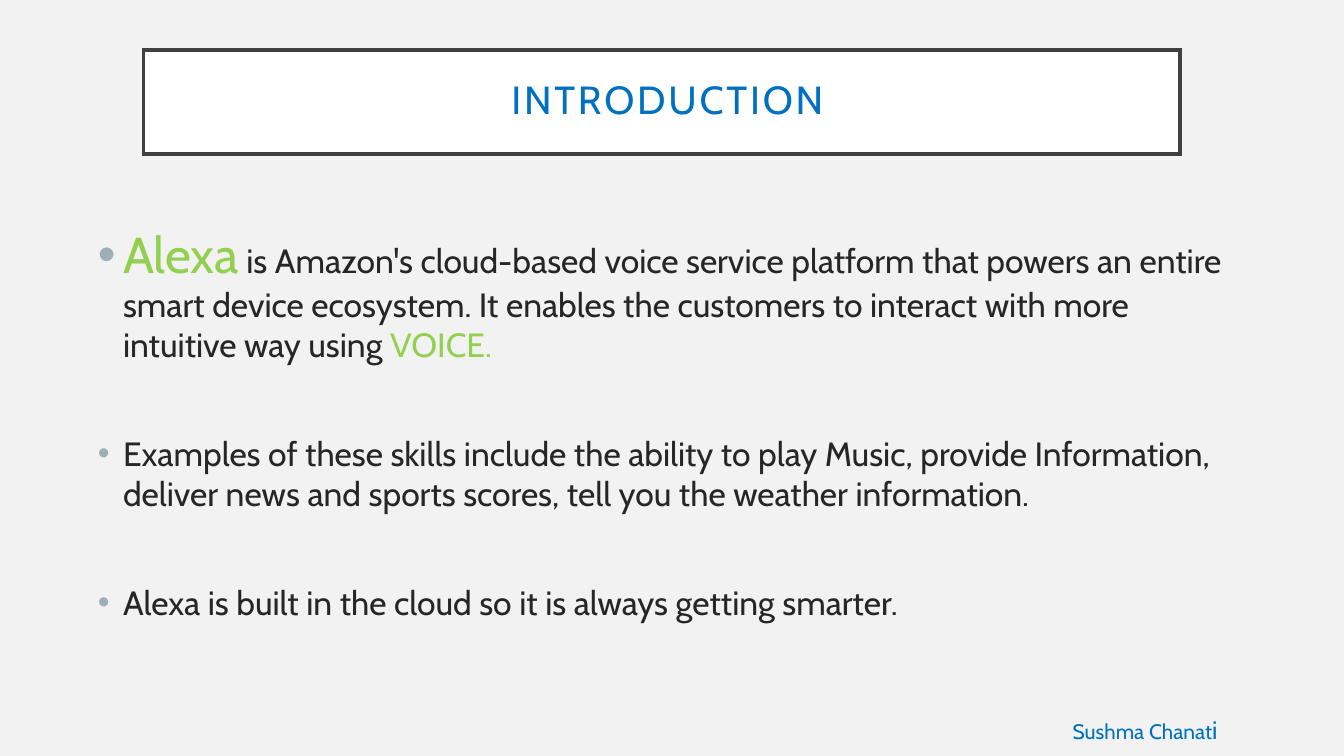
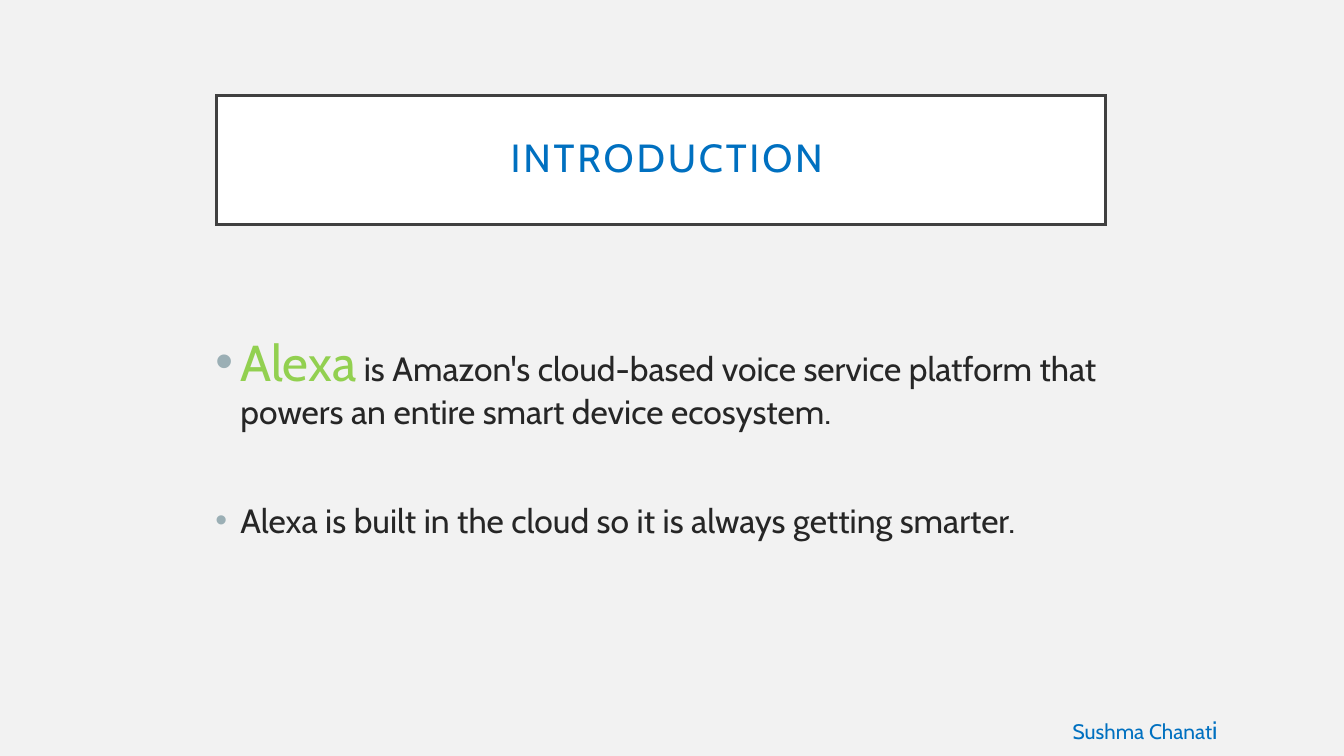
Before and after one commit to alekhyajaddu/alexa-project, a slide deck: slide 4 of Alexa ppt.pptx. Drawn at 1344x756 pixels with LibreOffice and Linux fonts; fonts in the diff are those of the drawing. Boxes give left, top, right and bottom in pixels: in the first picture for what was removed or moved away, otherwise in the second. Text is boxed around its words. In the diff, an @@ line names an element or a change of style, - is before the commit and + after.

```diff
--- a/Alexa ppt.pptx
+++ b/Alexa ppt.pptx
@@ title "INTRODUCTION": place and size @@
-title "INTRODUCTION" at bbox=[143, 50, 1181, 154]
+title "INTRODUCTION" at bbox=[217, 96, 1106, 225]
@@ text "Alexa is Amazon's cloud-based voice ...": place and size @@
-text "Alexa is Amazon's cloud-based voice ..." at bbox=[123, 235, 1222, 623]
+text "Alexa is Amazon's cloud-based voice ..." at bbox=[240, 343, 1097, 541]
@@ text at bbox=[240, 343, 1097, 432]: text changed @@
-• Alexa is Amazon's cloud-based voice service platform that powers an entire smart device ecosystem. It enables the customers to interact with more intuitive way using VOICE.
-• Examples of these skills include the ability to play Music, provide Information, deliver news and sports scores, tell you the weather information.
+• Alexa is Amazon's cloud-based voice service platform that powers an entire smart device ecosystem.
```
Also in this commit, not shown: 7 other slides changed.
